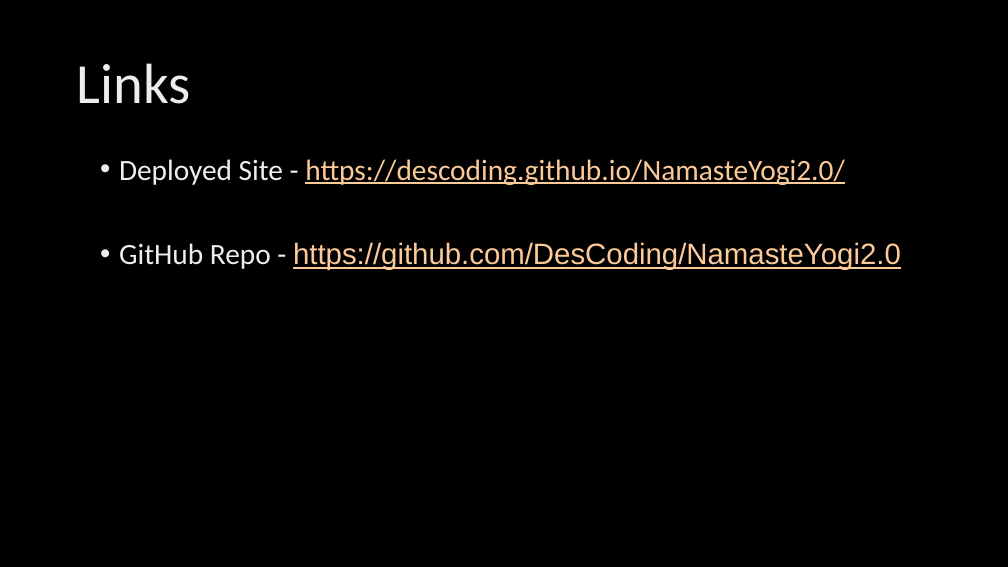
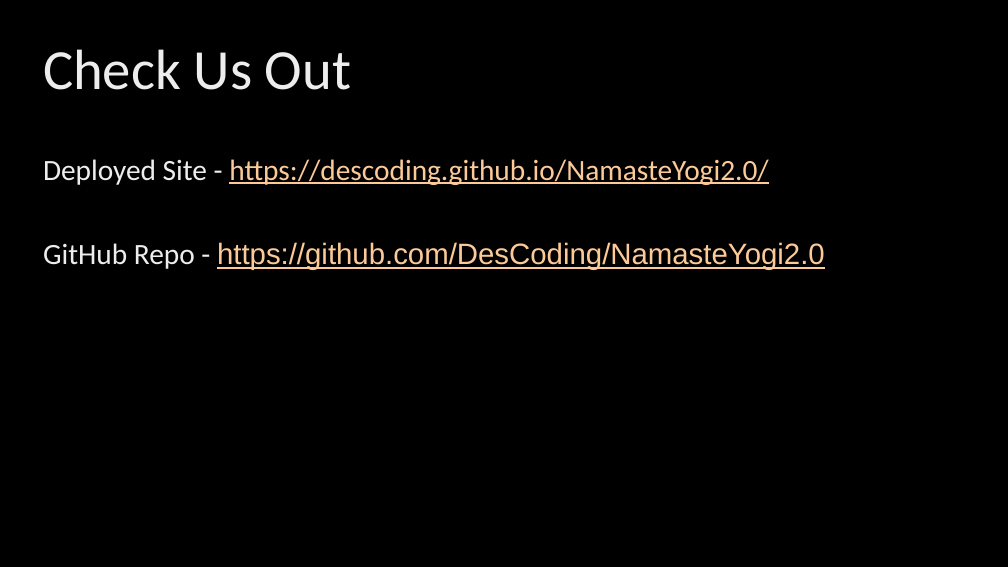
Before and after one commit to DesCoding/NamasteYogi2.0, a slide deck: slide 7 of Assets/NYSlides.pptx. Drawn at 1008x567 pixels with LibreOffice and Linux fonts; fonts in the diff are those of the drawing; background and template pictures are left out. Boxes give left, top, right and bottom in pixels: in the first picture for what was removed or moved away, otherwise in the second. Text is boxed around its words. In the diff, an @@ line names an element or a change of style, - is before the commit and + after.

```diff
--- a/Assets/NYSlides.pptx
+++ b/Assets/NYSlides.pptx
@@ title at box(43, 49, 351, 90): text changed @@
-Links
+Check Us Out
@@ text "Deployed Site - https://descoding.github.io/NamasteYogi2.0/": place and size @@
-text "Deployed Site - https://descoding.github.io/NamasteYogi2.0/" at box(119, 159, 901, 270)
+text "Deployed Site - https://descoding.github.io/NamasteYogi2.0/" at box(43, 159, 825, 270)
@@ text "Deployed Site - https://descoding.github.io/NamasteYogi2.0/" at box(43, 159, 825, 270): bullet • to none @@
```
Also in this commit, not shown: 3 other slides changed, 2 slides added, 2 slides removed, 5 other files.
